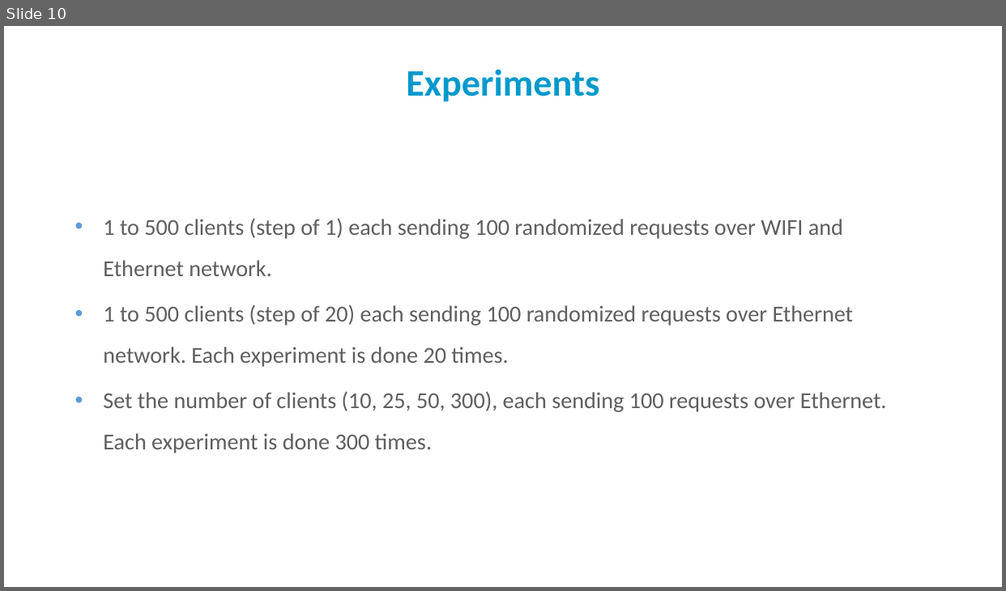
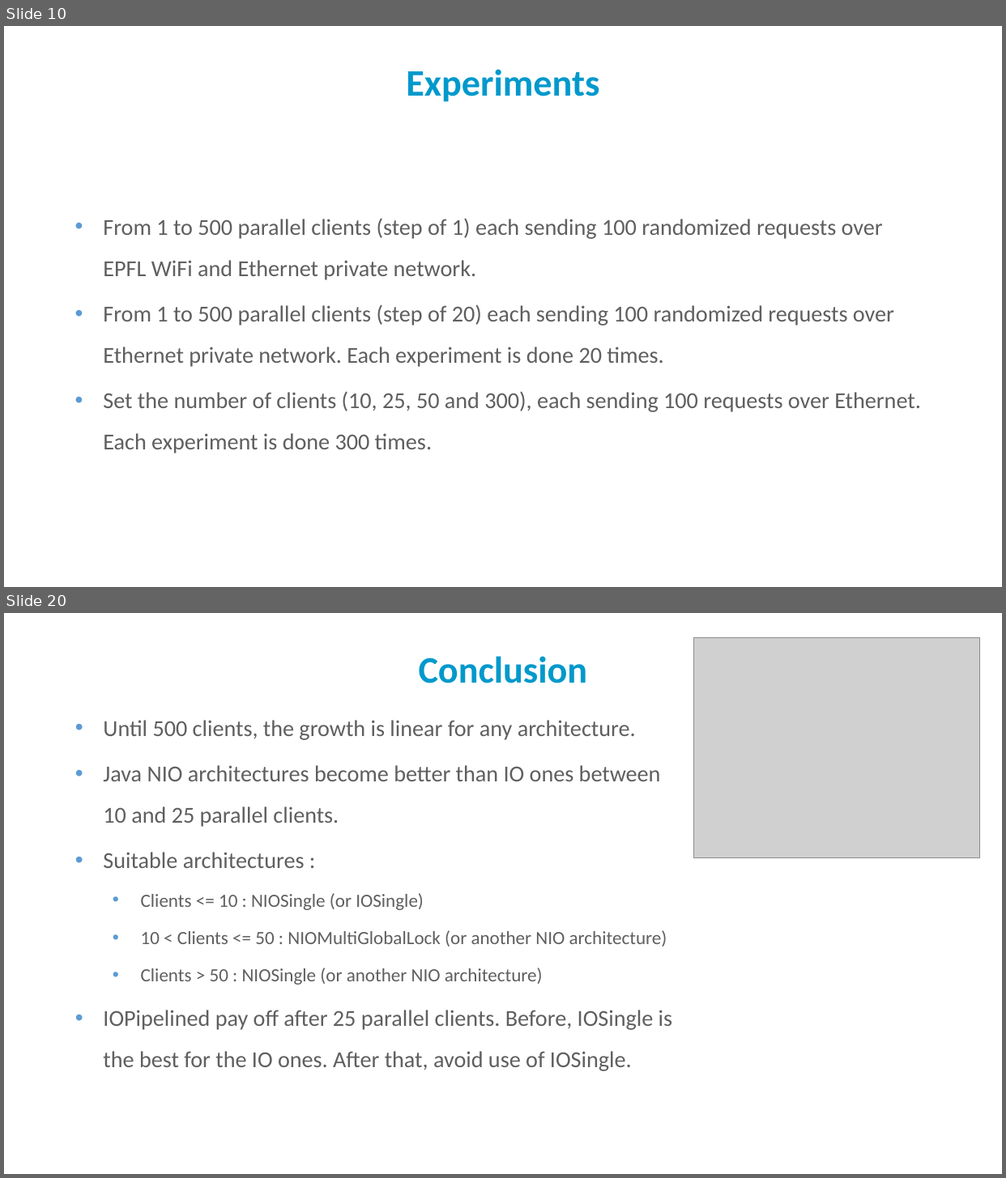
Before and after one commit to PatrickAndrade/top2developers, a slide deck: Perf Eval - Final presentation.pptx. Shown one above the other, each under a label of ours: slide 10 before the commit, slides 10 and 20 after it; the slides between them are not shown. The pictures are 1006x591 and 1006x1178 pixels, drawn with LibreOffice and Linux fonts; fonts in the diff are those of the drawing; grey boxes stand for pictures; background and template pictures are left out. Boxes give left, top, right and bottom in pixels: in the first picture for what was removed or moved away, otherwise in the second. Text is boxed around its words. In the diff, an @@ line names an element or a change of style, - is before the commit and + after.

```diff
--- a/Perf Eval - Final presentation.pptx
+++ b/Perf Eval - Final presentation.pptx
@@ slide 20 added at (4,613,1002,1174), background picture (left out) @@
@@ text added at (419,656,588,683), 36 pt, text #0099CC, bold @@
+Conclusion
@@ picture added at (693,637,980,858) @@
@@ text added at (103,720,673,1071), 22 pt, text #5F5F5F @@
+• Until 500 clients, the growth is linear for any architecture.
+• Java NIO architectures become better than IO ones between 10 and 25 parallel clients.
+• Suitable architectures :
+  • Clients <= 10 : NIOSingle (or IOSingle)
+  • 10 < Clients <= 50 : NIOMultiGlobalLock (or another NIO architecture)
+  • Clients > 50 : NIOSingle (or another NIO architecture)
+• IOPipelined pay off after 25 parallel clients. Before, IOSingle is the best for the IO ones. After that, avoid use of IOSingle.
@@ slide 10 changed as well @@
@@ text at (103,218,921,454): text changed @@
-• 1 to 500 clients (step of 1) each sending 100 randomized requests over WIFI and Ethernet network.
-• 1 to 500 clients (step of 20) each sending 100 randomized requests over Ethernet network. Each experiment is done 20 times.
-• Set the number of clients (10, 25, 50, 300), each sending 100 requests over Ethernet. Each experiment is done 300 times.
+• From 1 to 500 parallel clients (step of 1) each sending 100 randomized requests over EPFL WiFi and Ethernet private network.
+• From 1 to 500 parallel clients (step of 20) each sending 100 randomized requests over Ethernet private network. Each experiment is done 20 times.
+• Set the number of clients (10, 25, 50 and 300), each sending 100 requests over Ethernet. Each experiment is done 300 times.
```
Also in this commit, not shown: 9 other slides changed, 8 other slides added, 5 slides removed.
